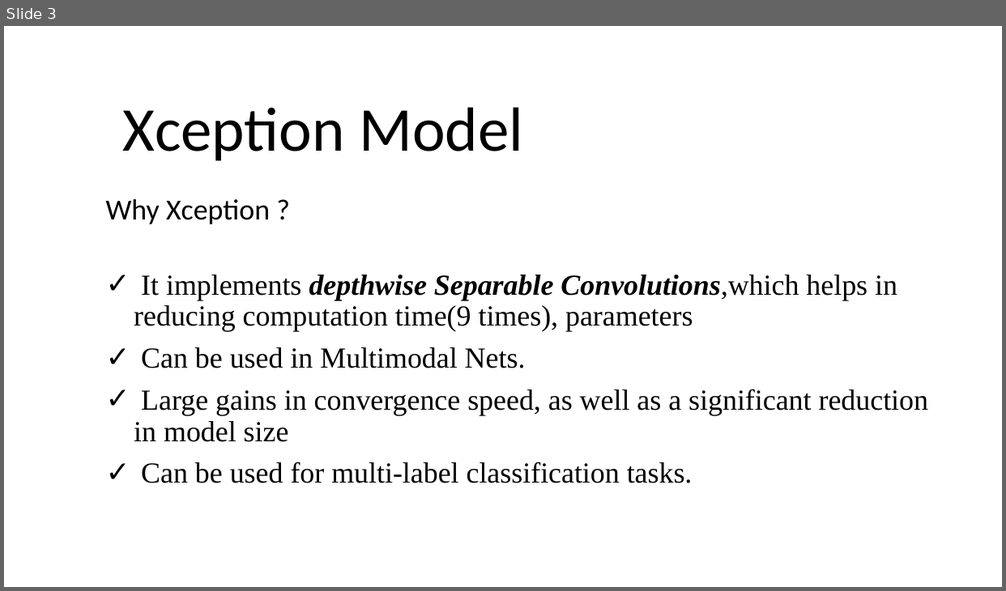
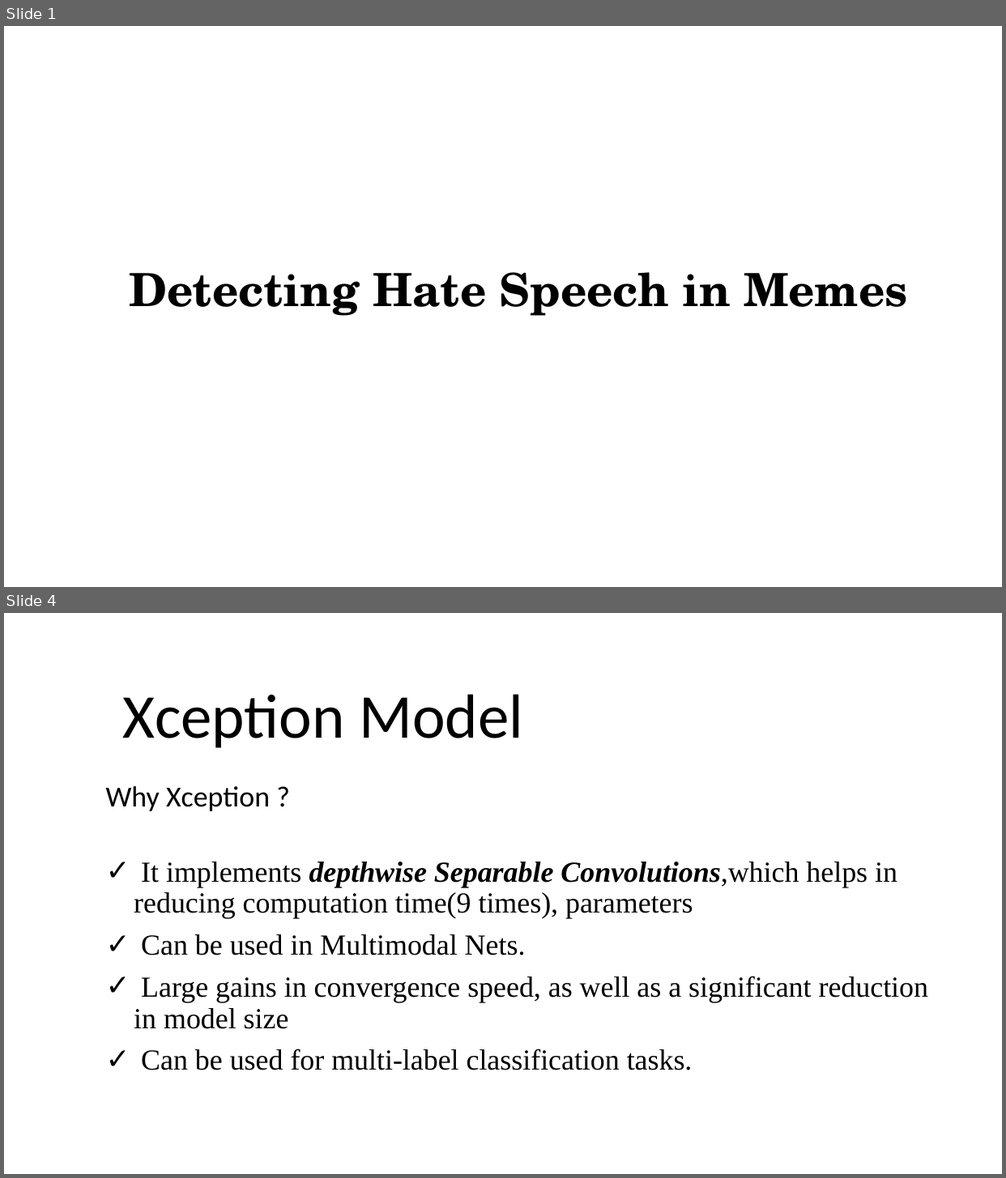
Before and after one commit to VarunBohara/Mini-Project-Documents, a slide deck: Mini Project( without task1 task2 ).pptx. Shown one above the other, each under a label of ours: slide 3 before the commit, slides 1 and 4 after it; the slides between them are not shown. The pictures are 1006x591 and 1006x1178 pixels, drawn with LibreOffice and Linux fonts; fonts in the diff are those of the drawing. Boxes give left, top, right and bottom in pixels: in the first picture for what was removed or moved away, otherwise in the second. Text is boxed around its words. In the diff, an @@ line names an element or a change of style, - is before the commit and + after.

```diff
--- a/Mini Project( without task1 task2 ).pptx
+++ b/Mini Project( without task1 task2 ).pptx
@@ slide 1 added at box(4, 26, 1002, 587), background #FFFFFF @@
@@ title added at box(129, 272, 908, 316), 44 pt, text #000000, bold @@
+Detecting Hate Speech in Memes
@@ what was slide 3 is now slide 4 @@
```
Also in this commit, not shown: 2 slides changed, 1 other slide added, 1 slide removed.
